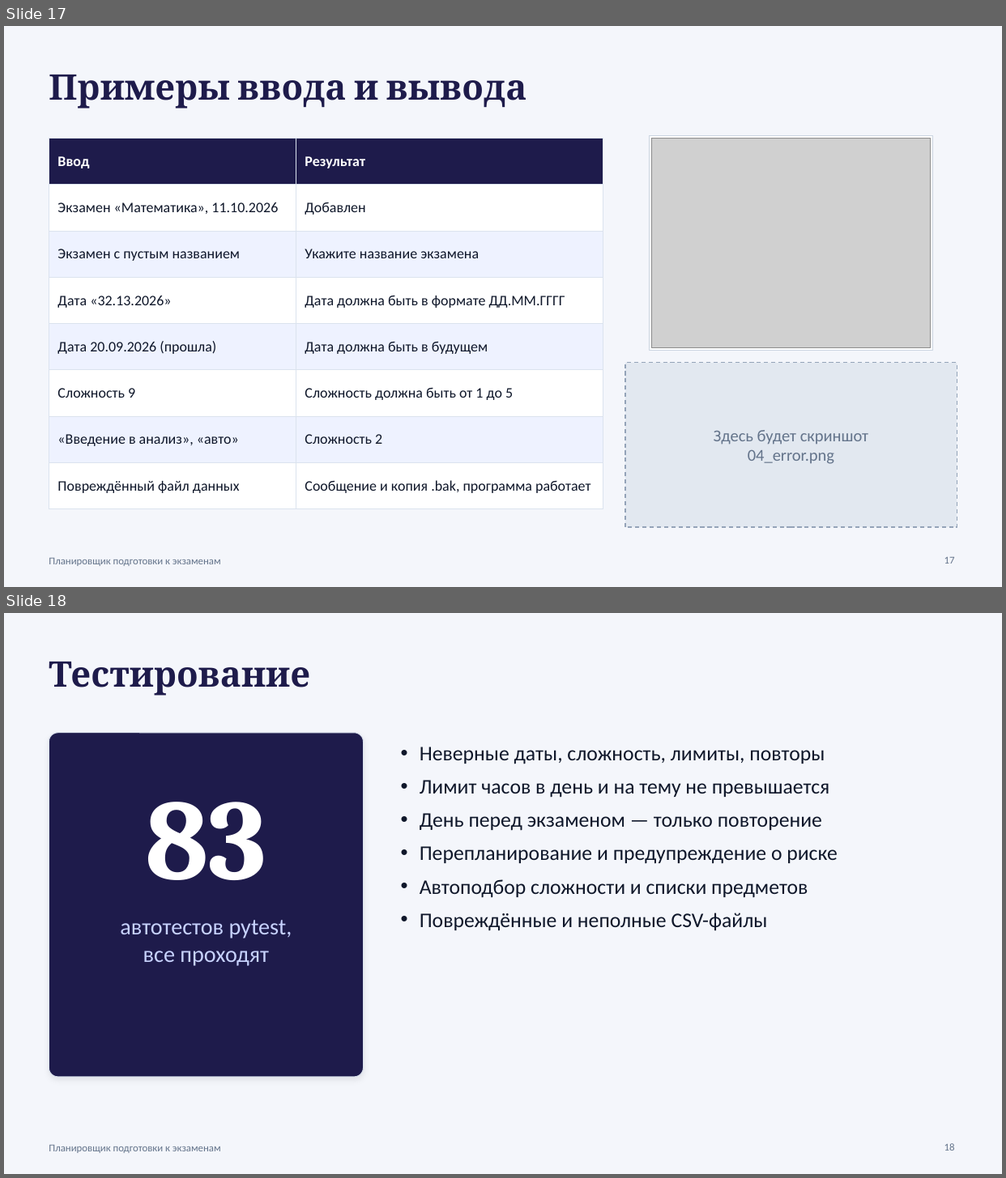
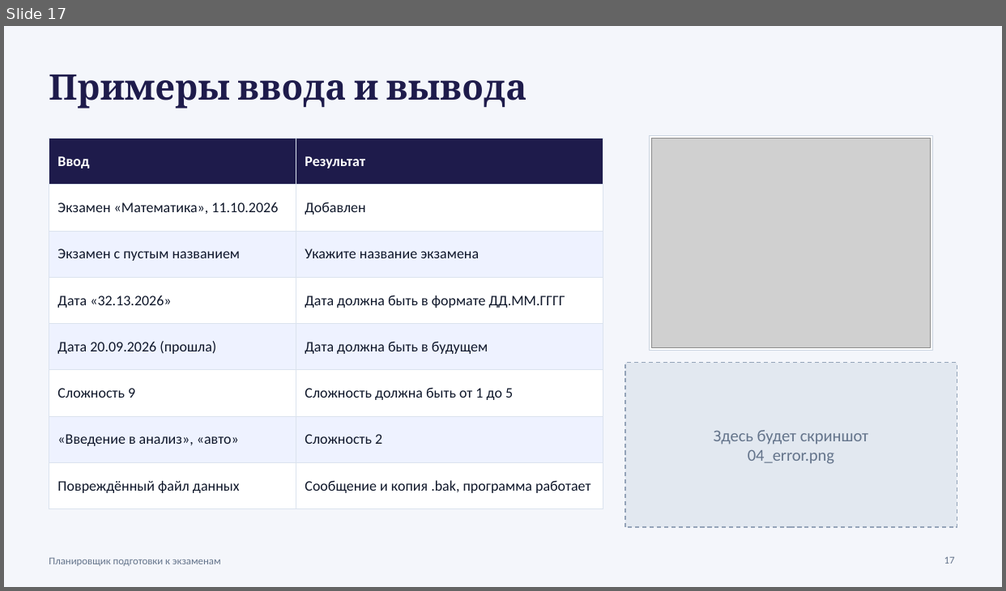
Before and after one commit to leywinkw/exam-planner, a slide deck: docs/Презентация_Планировщик_экзаменов.pptx. Shown one above the other, each under a label of ours: slides 17 and 18 before the commit, slide 17 after it. The pictures are 1006x1178 and 1006x591 pixels, drawn with LibreOffice and Linux fonts; fonts in the diff are those of the drawing; grey boxes stand for pictures. Boxes give left, top, right and bottom in pixels: in the first picture for what was removed or moved away, otherwise in the second. Text is boxed around its words. In the diff, an @@ line names an element or a change of style, - is before the commit and + after.

```diff
--- a/docs/Презентация_Планировщик_экзаменов.pptx
+++ b/docs/Презентация_Планировщик_экзаменов.pptx
@@ slide 18 removed at (4,613,1002,1174), background #F4F6FB; not listed: 1 template element that a slide beside it also shows @@
@@ text removed at (49,662,310,696) @@
-Тестирование
@@ rounded rectangle removed at (49,733,364,1077) @@
@@ text removed at (420,747,837,931) @@
-• Неверные даты, сложность, лимиты, повторы
-• Лимит часов в день и на тему не превышается
-• День перед экзаменом — только повторение
-• Перепланирование и предупреждение о риске
-• Автоподбор сложности и списки предметов
-• Повреждённые и неполные CSV-файлы
@@ text removed at (145,802,266,880) @@
-83
@@ text removed at (120,920,292,966) @@
-автотестов pytest,
-все проходят
@@ page number removed at (944,1144,955,1151) @@
-18
```
Also in this commit, not shown: 9 slides changed, 51 other files.
